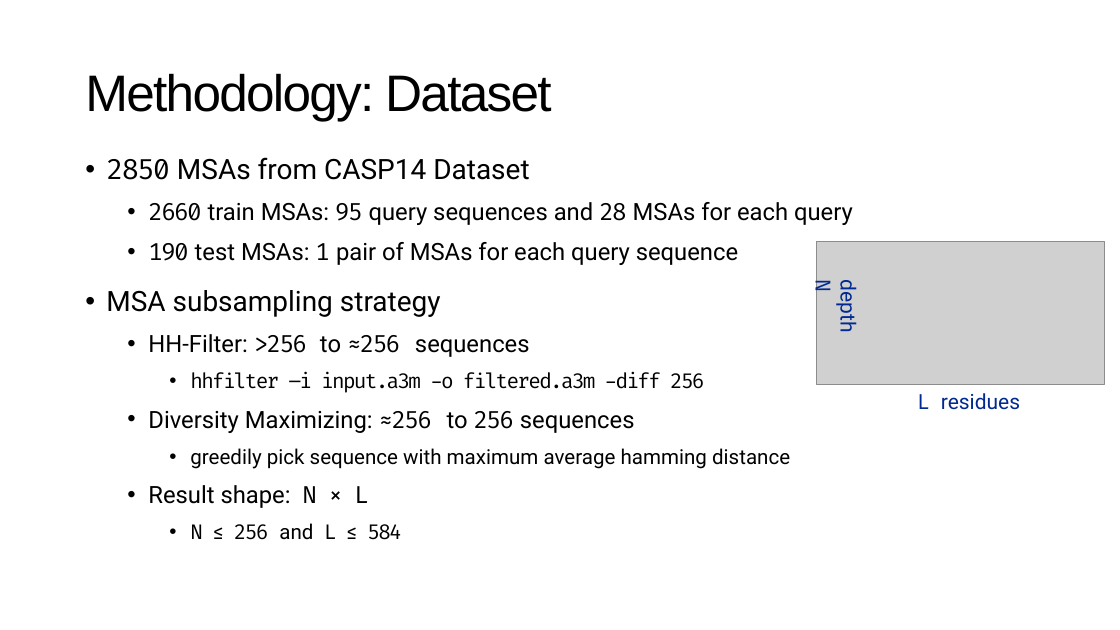
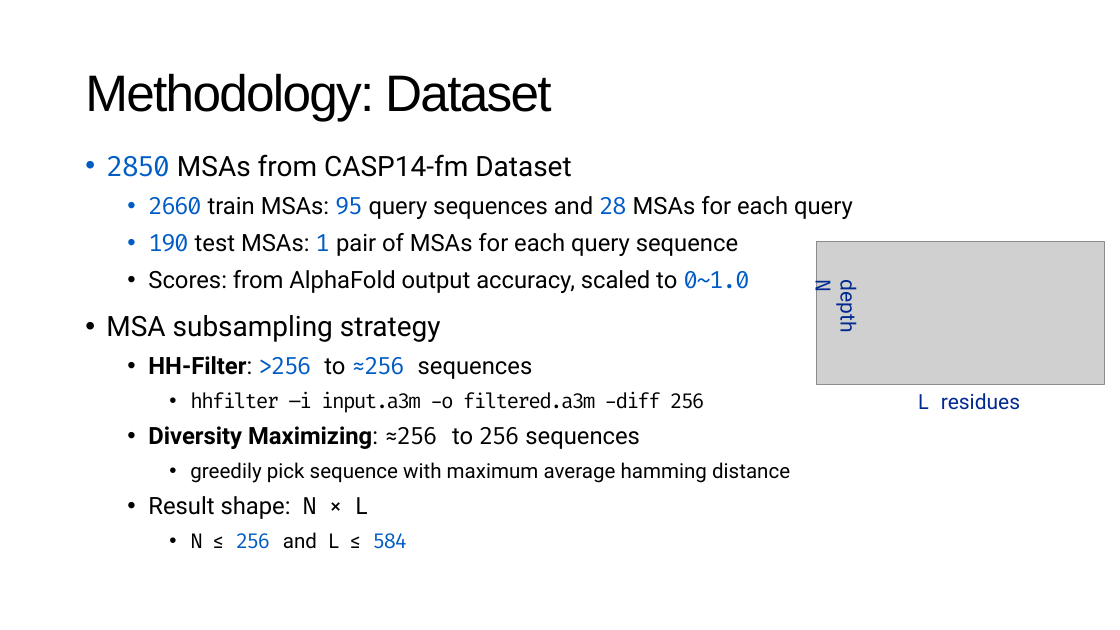
Before and after one commit to NaiL23/ShanghaiTech-CS177H-MSA-Scoring, a slide deck: slide 6 of report/presentation.pptx. Drawn at 1120x630 pixels with LibreOffice and Linux fonts; fonts in the diff are those of the drawing; grey boxes stand for pictures. Boxes give left, top, right and bottom in pixels: in the first picture for what was removed or moved away, otherwise in the second. Text is boxed around its words. In the diff, an @@ line names an element or a change of style, - is before the commit and + after.

```diff
--- a/report/presentation.pptx
+++ b/report/presentation.pptx
@@ text at (106,154,571,177): text changed @@
-• 2850 MSAs from CASP14 Dataset
+• 2850 MSAs from CASP14-fm Dataset
@@ text at (148,196,853,549): text colour #000000 to #005CC5 in "2660 95 28", "190 1", ">256 ≈256", "256 584"; bold on in "HH-Filter:", "Diversity Maximizing:"; line spacing 1.2 to 1.1 @@
@@ text at (148,270,749,293): paragraph added @@
+  • Scores: from AlphaFold output accuracy, scaled to 0~1.0
```
Also in this commit, not shown: 8 other slides changed, 6 slides added, 1 slide removed, 4 other files.
